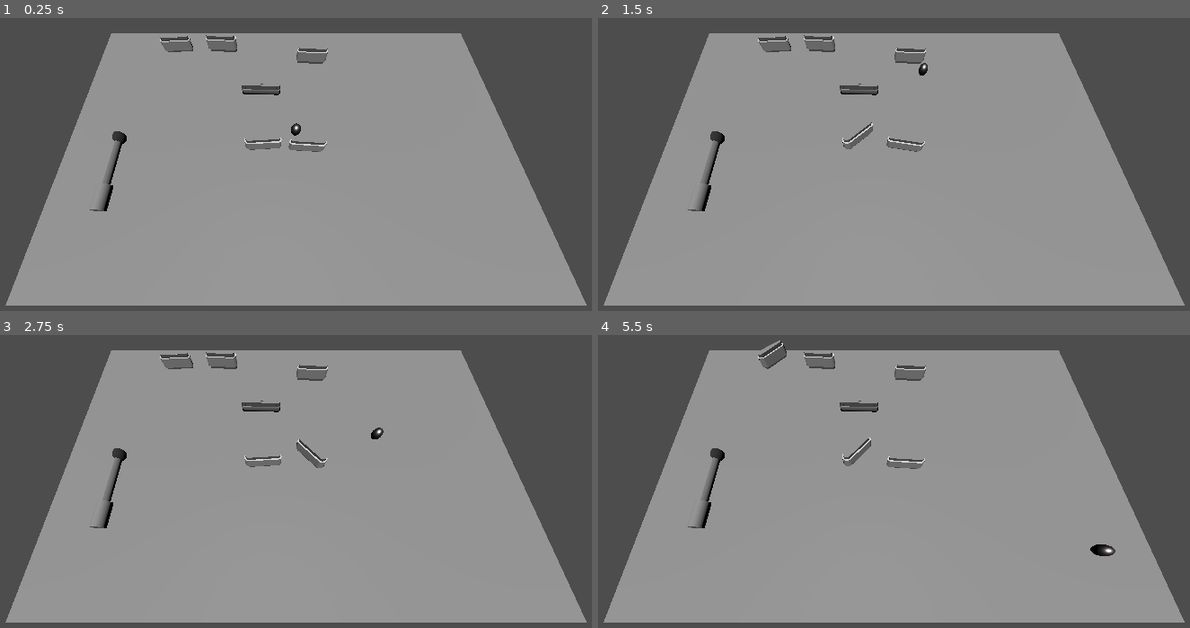
Above: before the commit, frames 1-4 (two rows, left to right).
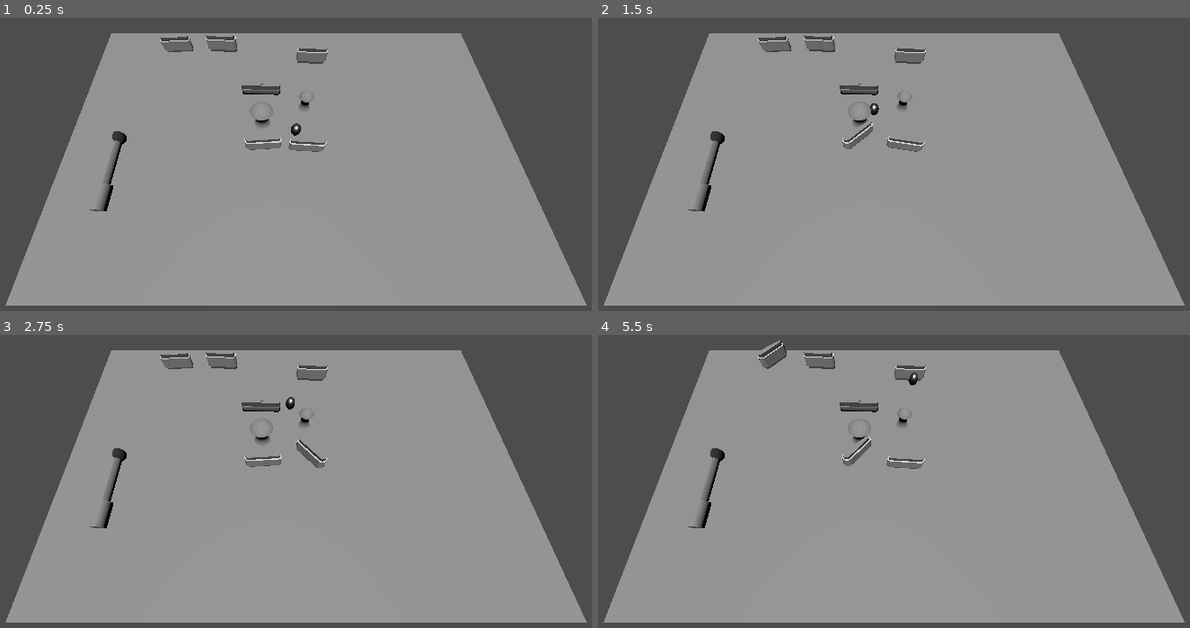
Above: after the commit, the same moments.

Repository: AustinLukeHeller/TOJam2024
Game: Godot game, scene res://scenes/PinballObjects/silver's_test_scene.tscn
The game is run twice, just before and just after one commit, with the same random seed, the same clock (stepped at 60 frames per second) and the same inputs. This scene is started directly instead of the project's main scene. Sound files missing from this copy of the repository are replaced by a short silence.
Inputs:
- Up to frame 1 (0.25 s): no input
- Up to frame 2 (1.5 s): tap Enter at 0.5 s; hold D (Right) 0.53-1.28 s; hold Space (Launch) 0.53-1.28 s; hold A (Left) from 1.28 s (still down); tap 0 at 1.35 s
- Up to frame 3 (2.75 s): release A (Left) at 2.03 s; hold D (Right) from 2.03 s (still down); hold 1 from 2.03 s (still down)
- Up to frame 4 (5.5 s): release 1 at 2.78 s; tap 2 at 2.85 s; release D (Right) at 3.53 s; hold Space (Launch) 3.53-4.28 s; hold A (Left) from 3.53 s (still down); tap M (Mute) at 4.15 s; tap 0 at 4.35 s; hold 1 from 5.03 s (still down)

The runs differ from the first frame. In frame 1, 0.1% of the frame differs, in the area x 42-54%, y 24-38%; in frame 2, 0.2%; in frame 3, 0.2%; in frame 4, 0.3%, in the area x 42-88%, y 12-76%.

Commit message:
fixed scores and added tilt message

Diff:
--- a/scenes/PinballObjects/globals/Global.gd
+++ b/scenes/PinballObjects/globals/Global.gd
@@ -2,10 +2,24 @@
 
 @export var mute := false
 @export var tilt := false
+@export var tiltedLengthSeconds:= 2
+@onready var timer := $Timer
 
+#var tiltedTimer:= #T;
+func _ready():
+	timer.connect("timeout", timerFinished)
 
 func _input(_ev):
 	if Input.is_action_just_released("Mute"):
 		mute!=mute
 		Score.add(100)
-		print("new score:", Score.get_score())
+		#tilting()
+
+func tilting():
+	tilt = true
+	timer.start(tiltedLengthSeconds)
+	print("started")
+
+func timerFinished():
+	tilt = false
+	print("ended")
--- a/scenes/PinballObjects/globals/Global.tscn
+++ b/scenes/PinballObjects/globals/Global.tscn
@@ -4,3 +4,6 @@
 
 [node name="Global" type="Node3D"]
 script = ExtResource("1_pluqg")
+
+[node name="Timer" type="Timer" parent="."]
+one_shot = true
--- a/scenes/PinballObjects/globals/Score.gd
+++ b/scenes/PinballObjects/globals/Score.gd
@@ -31,6 +31,7 @@
 
 func add(val: int):
 	_score += val
+	print("new score:", Score.get_score())
 	if _score > _high_score and !cur_is_high_score:
 		emit_signal("high_score")
 		cur_is_high_score = true
--- a/scenes/PinballObjects/silver's_test_scene.tscn
+++ b/scenes/PinballObjects/silver's_test_scene.tscn
@@ -6,6 +6,8 @@
 [ext_resource type="PackedScene" uid="uid://b5ar2wg6c4bnl" path="res://scenes/PinballObjects/moving_wall_sling.tscn" id="4_5gw45"]
 [ext_resource type="Script" path="res://scenes/ScoreManager.gd" id="5_rvokj"]
 [ext_resource type="PackedScene" uid="uid://bj20cl1e123ci" path="res://scenes/PinballObjects/ball.tscn" id="6_1wsf4"]
+[ext_resource type="PackedScene" uid="uid://cyfwe84l5a4im" path="res://targets/bumper_large.tscn" id="7_4ssm5"]
+[ext_resource type="PackedScene" uid="uid://b38ottfharoes" path="res://targets/bumper_small.tscn" id="8_tm13e"]
 
 [sub_resource type="PlaneMesh" id="PlaneMesh_kt630"]
 
@@ -49,7 +51,7 @@
 
 [node name="scoreManager" type="Node3D" parent="." node_paths=PackedStringArray("triggers")]
 script = ExtResource("5_rvokj")
-triggers = [NodePath("../PlayerControlledObjects/FlipperL2"), NodePath("../PlayerControlledObjects/FlipperRMiddle"), NodePath("../PlayerControlledObjects/FlipperRUpper"), NodePath("../PlayerControlledObjects/movingwall")]
+triggers = [NodePath("../PlayerControlledObjects/FlipperL2"), NodePath("../PlayerControlledObjects/FlipperRMiddle"), NodePath("../PlayerControlledObjects/movingwall"), NodePath("../PlayerControlledObjects/FlipperRUpper")]
 scoreThresholds = Array[float]([100.0, 200.0, 300.0, 400.0])
 
 [node name="CSGMesh3D" type="CSGMesh3D" parent="."]
@@ -69,3 +71,11 @@
 
 [node name="DirectionalLight3D" type="DirectionalLight3D" parent="."]
 transform = Transform3D(1, 0, 0, 0, 0.18865, 0.982044, 0, -0.982044, 0.18865, 9, 0, 0)
+
+[node name="Score-ables" type="Node3D" parent="."]
+transform = Transform3D(1, 0, 0, 0, 1, 0, 0, 0, 1, 0.66744, 0.0567624, -1.65716)
+
+[node name="Bumper-Large" parent="Score-ables" instance=ExtResource("7_4ssm5")]
+transform = Transform3D(1, 0, 0, 0, 1, 0, 0, 0, 1, -1.84572, 0, 0.794965)
+
+[node name="Bumper-Small" parent="Score-ables" instance=ExtResource("8_tm13e")]
--- a/scenes/PinballObjects/slingshot.gd
+++ b/scenes/PinballObjects/slingshot.gd
@@ -2,7 +2,7 @@
 
 @export var fire: AudioStreamWAV
 @export var force := 10.0
-@export var score_event := "Rebound"
+@export var score := 10
 @onready var animation_player = $AnimationPlayer
 @onready var fire_sound = $FireSound
 @onready var shot_origin = $ShotOrigin
@@ -42,7 +42,7 @@
 func _on_area_3d_body_entered(body: RigidBody3D):
 	if !animation_player.is_playing():
 		hit()
-		Score.event(score_event)
+		Score.add(score)
 		var direction = (body.global_position - shot_origin.global_position)
 		direction.y = 0
 		direction = direction.normalized()
--- a/targets/bumper.gd
+++ b/targets/bumper.gd
@@ -3,7 +3,7 @@
 @export var sound: AudioStreamWAV
 @onready var animation_player = $AnimationPlayer
 @onready var pop_player = $PopPlayer
-@export var score_event := "Attack Bumper Hit"
+@export var score = 5
 signal test_complete
 
 
@@ -21,7 +21,7 @@
 
 func _on_area_3d_body_entered(_body):
 	if !animation_player.is_playing():
-		Score.event(score_event)
+		Score.add(score)
 		if !Global.mute:
 			pop_player.play()
 		animation_player.play("hit")
--- a/targets/drop_target.gd
+++ b/targets/drop_target.gd
@@ -1,7 +1,7 @@
 extends StaticBody3D
 
 @export var hit := false
-@export var score_event := "Drop Target Down"
+@export var score:= 5
 
 @onready var animation_player := $AnimationPlayer
 @onready var hit_audio := $Hit
@@ -46,5 +46,5 @@
 
 func _on_area_3d_body_entered(_body):
 	if !hit:
-		Score.event(score_event)
+		Score.add(score)
 		on_hit()
--- a/targets/drop_target.tscn
+++ b/targets/drop_target.tscn
@@ -1,9 +1,7 @@
-[gd_scene load_steps=14 format=3 uid="uid://3dk0pqj06df5"]
+[gd_scene load_steps=12 format=3 uid="uid://3dk0pqj06df5"]
 
 [ext_resource type="Script" path="res://targets/drop_target.gd" id="1_ysltf"]
-[ext_resource type="Material" path="res://assets/materials/drop_target_mat.tres" id="2_0lx2w"]
-[ext_resource type="AudioStream" path="res://assets/sounds/SOUND49.WAV" id="3_c4ci8"]
-[ext_resource type="PackedScene" path="res://targets/light.tscn" id="5_6nxof"]
+[ext_resource type="PackedScene" uid="uid://ikhxblbjy5ch" path="res://targets/light.tscn" id="5_6nxof"]
 
 [sub_resource type="StandardMaterial3D" id="StandardMaterial3D_2kbfp"]
 resource_name = "ID65"
@@ -144,7 +142,6 @@
 
 [node name="Drop Target" type="MeshInstance3D" parent="."]
 transform = Transform3D(20, 0, 0, 0, 20, 0, 0, 0, 20, 0, 0, 0)
-material_override = ExtResource("2_0lx2w")
 mesh = SubResource("ArrayMesh_gm7jo")
 skeleton = NodePath("")
 
@@ -166,7 +163,6 @@
 shape = SubResource("BoxShape3D_fpsww")
 
 [node name="Hit" type="AudioStreamPlayer3D" parent="."]
-stream = ExtResource("3_c4ci8")
 
 [node name="Light" parent="." instance=ExtResource("5_6nxof")]
 transform = Transform3D(1, 0, 0, 0, 1, 0, 0, 0, 1, 0.4, 0, 0)
--- a/targets/kicker.gd
+++ b/targets/kicker.gd
@@ -3,7 +3,7 @@
 @export var force := 10.0
 @export var delay_time := 1.0
 @export var kick_sound: AudioStreamWAV
-@export var score_event := "Kicker Hit"
+@export var score:=10
 @onready var animation_player = $AnimationPlayer
 @onready var kick_audio = $KickAudio
 @onready var throw = $Throw
@@ -34,7 +34,7 @@
 	if !set:
 		set = true
 		await get_tree().create_timer(delay_time).timeout
-		Score.event(score_event)
+		Score.add(score)
 		if !Global.mute:
 			kick_audio.play()
 		animation_player.play("kick_ball")
--- a/targets/kicker_l.tscn
+++ b/targets/kicker_l.tscn
@@ -1,9 +1,6 @@
-[gd_scene load_steps=14 format=3 uid="uid://ycxwk4nvyy0d"]
+[gd_scene load_steps=11 format=3 uid="uid://ycxwk4nvyy0d"]
 
-[ext_resource type="Material" uid="uid://d0v3xytvb7ixe" path="res://assets/materials/pop_bumper_mat.tres" id="1_0q4iw"]
 [ext_resource type="Script" path="res://targets/kicker.gd" id="1_ia3ex"]
-[ext_resource type="Material" uid="uid://b8cv8qlhnv540" path="res://assets/materials/steel_mat.tres" id="2_7xrkk"]
-[ext_resource type="AudioStream" uid="uid://cju3t8ijllswf" path="res://assets/sounds/SOUND17.WAV" id="4_oqi81"]
 
 [sub_resource type="CylinderMesh" id="CylinderMesh_4co7i"]
 top_radius = 0.1
@@ -105,19 +102,16 @@
 
 [node name="KickerL" type="Node3D" groups=["ball_reset"]]
 script = ExtResource("1_ia3ex")
-kick_sound = ExtResource("4_oqi81")
 
 [node name="Kicker" type="Node3D" parent="."]
 transform = Transform3D(1, 0, 0, 0, -4.37114e-08, 1, 0, -1, -4.37114e-08, 0, 0, 1)
 
 [node name="Outer" type="MeshInstance3D" parent="Kicker"]
 transform = Transform3D(1, -3.55271e-15, 7.47198e-16, -9.46633e-30, 1, -1.77636e-14, 1.06711e-15, 2.13163e-14, 1, 0, -0.6, -4.37115e-09)
-material_override = ExtResource("1_0q4iw")
 mesh = SubResource("CylinderMesh_4co7i")
 
 [node name="Inner" type="MeshInstance3D" parent="Kicker"]
 transform = Transform3D(1, 0, 0, 0, 0.999999, -4.9738e-14, 0, 4.9738e-14, 0.999999, 0, -0.5, -2.18557e-08)
-material_override = ExtResource("1_0q4iw")
 mesh = SubResource("CylinderMesh_giauc")
 
 [node name="Wall" type="StaticBody3D" parent="."]
@@ -128,7 +122,6 @@
 shape = SubResource("BoxShape3D_l3xjt")
 
 [node name="MeshInstance3D" type="MeshInstance3D" parent="Wall"]
-material_override = ExtResource("2_7xrkk")
 mesh = SubResource("BoxMesh_pe57d")
 
 [node name="AnimationPlayer" type="AnimationPlayer" parent="."]
--- a/targets/kicker_r.tscn
+++ b/targets/kicker_r.tscn
@@ -1,9 +1,6 @@
-[gd_scene load_steps=14 format=3 uid="uid://cj4xpnevco0bk"]
+[gd_scene load_steps=11 format=3 uid="uid://cj4xpnevco0bk"]
 
 [ext_resource type="Script" path="res://targets/kicker.gd" id="1_1otr2"]
-[ext_resource type="Material" uid="uid://d0v3xytvb7ixe" path="res://assets/materials/pop_bumper_mat.tres" id="1_y6hdh"]
-[ext_resource type="AudioStream" uid="uid://cju3t8ijllswf" path="res://assets/sounds/SOUND17.WAV" id="2_7cglk"]
-[ext_resource type="Material" uid="uid://b8cv8qlhnv540" path="res://assets/materials/steel_mat.tres" id="2_ku7wq"]
 
 [sub_resource type="CylinderMesh" id="CylinderMesh_4co7i"]
 top_radius = 0.1
@@ -105,19 +102,16 @@
 
 [node name="KickerR" type="Node3D" groups=["ball_reset"]]
 script = ExtResource("1_1otr2")
-kick_sound = ExtResource("2_7cglk")
 
 [node name="Kicker" type="Node3D" parent="."]
 transform = Transform3D(1, 0, 0, 0, -4.37114e-08, 1, 0, -1, -4.37114e-08, 0, 0, 1)
 
 [node name="Outer" type="MeshInstance3D" parent="Kicker"]
 transform = Transform3D(1, -3.55271e-15, 7.47198e-16, -9.46633e-30, 1, -1.77636e-14, 1.06711e-15, 2.13163e-14, 1, 0, -0.6, -4.37115e-09)
-material_override = ExtResource("1_y6hdh")
 mesh = SubResource("CylinderMesh_4co7i")
 
 [node name="Inner" type="MeshInstance3D" parent="Kicker"]
 transform = Transform3D(1, 0, 0, 0, 0.999999, -4.9738e-14, 0, 4.9738e-14, 0.999999, 0, -0.5, -2.18557e-08)
-material_override = ExtResource("1_y6hdh")
 mesh = SubResource("CylinderMesh_giauc")
 
 [node name="Wall" type="StaticBody3D" parent="."]
@@ -128,7 +122,6 @@
 shape = SubResource("BoxShape3D_l3xjt")
 
 [node name="MeshInstance3D" type="MeshInstance3D" parent="Wall"]
-material_override = ExtResource("2_ku7wq")
 mesh = SubResource("BoxMesh_pe57d")
 
 [node name="AnimationPlayer" type="AnimationPlayer" parent="."]
@@ -151,4 +144,4 @@
 transform = Transform3D(1, 0, 0, 0, -4.37114e-08, -1, 0, 1, -4.37114e-08, 0, 0, 0.8)
 enabled = false
 
-[connection signal="body_entered" from="Area3D" to="." method="_on_area_3d_body_entered" flags=18]
+[connection signal="body_entered" from="Area3D" to="." method="_on_area_3d_body_entered"]
--- a/targets/rollover.gd
+++ b/targets/rollover.gd
@@ -2,7 +2,7 @@
 
 
 @export var sound: AudioStreamWAV
-@export var score_event := "Rollover Target Activated"
+@export var score=10
 @onready var rollover_audio := $Rollover_Audio
 @onready var light := $Light
 
@@ -33,7 +33,7 @@
 
 
 func _on_body_entered(_body):
-	Score.event(score_event)
+	Score.add(score)
 	if !Global.mute:
 		rollover_audio.play()
 	if active:
--- a/targets/rollover.tscn
+++ b/targets/rollover.tscn
@@ -1,34 +1,26 @@
-[gd_scene load_steps=12 format=3 uid="uid://tb6beixppwb8"]
+[gd_scene load_steps=9 format=3 uid="uid://tb6beixppwb8"]
 
-[ext_resource type="Material" uid="uid://b8cv8qlhnv540" path="res://assets/materials/steel_mat.tres" id="1_d0nwg"]
 [ext_resource type="Script" path="res://targets/rollover.gd" id="1_oydrj"]
-[ext_resource type="Material" uid="uid://ljplomrcu0pu" path="res://assets/materials/black_mat.tres" id="2_1k05j"]
-[ext_resource type="AudioStream" uid="uid://64ypalsy7dx6" path="res://assets/sounds/SOUND26.WAV" id="2_10nl7"]
-[ext_resource type="PackedScene" uid="uid://ikhxblbjy5ch" path="res://other_components/light.tscn" id="3_a3m1i"]
+[ext_resource type="PackedScene" uid="uid://ikhxblbjy5ch" path="res://targets/light.tscn" id="3_a3m1i"]
 
 [sub_resource type="BoxShape3D" id="BoxShape3D_7h2x0"]
 size = Vector3(0.2, 0.5, 0.3)
 
 [sub_resource type="BoxMesh" id="BoxMesh_rin0s"]
-material = ExtResource("1_d0nwg")
 size = Vector3(0.05, 0.04, 0.45)
 
 [sub_resource type="BoxMesh" id="BoxMesh_weta2"]
-material = ExtResource("1_d0nwg")
 size = Vector3(0.15, 0.04, 0.05)
 
 [sub_resource type="BoxMesh" id="BoxMesh_62ueb"]
-material = ExtResource("2_1k05j")
 size = Vector3(0.15, 0.02, 0.35)
 
 [sub_resource type="CylinderMesh" id="CylinderMesh_71f0b"]
-material = ExtResource("1_d0nwg")
 top_radius = 0.01
 bottom_radius = 0.01
 height = 0.1
 
 [sub_resource type="CylinderMesh" id="CylinderMesh_xtuwf"]
-material = ExtResource("1_d0nwg")
 top_radius = 0.01
 bottom_radius = 0.01
 height = 0.2
@@ -37,7 +29,6 @@
 collision_layer = 0
 collision_mask = 2
 script = ExtResource("1_oydrj")
-sound = ExtResource("2_10nl7")
 
 [node name="CollisionShape3D" type="CollisionShape3D" parent="."]
 transform = Transform3D(1, 0, 0, 0, 1, 0, 0, 0, 1, 0, 0.25, 0)
--- a/targets/scoop.gd
+++ b/targets/scoop.gd
@@ -5,7 +5,7 @@
 @export var enter_sound : AudioStreamWAV
 @export var exit_sound : AudioStreamWAV
 @export var janky_bugfix: bool = true
-@export var score_event := "Scoop Activated"
+@export var score:= 100
 @onready var enter_audio := $Enter_Audio
 @onready var exit_audio := $Exit_Audio
 @onready var throw := $Throw
@@ -20,7 +20,7 @@
 func _on_area_3d_body_entered(body: RigidBody3D):
 	if !active:
 		active = true
-		Score.event(score_event)
+		Score.add(score)
 		if !Global.mute and enter_audio.stream != null:
 			enter_audio.play()
 		if janky_bugfix:
--- a/targets/scoop.tscn
+++ b/targets/scoop.tscn
@@ -1,14 +1,11 @@
-[gd_scene load_steps=4 format=3 uid="uid://41rbxw84k3fh"]
+[gd_scene load_steps=3 format=3 uid="uid://41rbxw84k3fh"]
 
 [ext_resource type="Script" path="res://targets/scoop.gd" id="1_5hat5"]
-[ext_resource type="AudioStream" uid="uid://cu34dik4y4suy" path="res://assets/sounds/SOUND43.WAV" id="2_x5tja"]
 
 [sub_resource type="BoxShape3D" id="BoxShape3D_n65w6"]
 
 [node name="Scoop" type="Node3D"]
 script = ExtResource("1_5hat5")
-enter_sound = ExtResource("2_x5tja")
-exit_sound = ExtResource("2_x5tja")
 
 [node name="Area3D" type="Area3D" parent="."]
 collision_layer = 0
@@ -26,4 +23,4 @@
 transform = Transform3D(-4.37114e-08, -1, 0, 1, -4.37114e-08, 0, 0, 0, 1, 0.2, 0.3, 0)
 enabled = false
 
-[connection signal="body_entered" from="Area3D" to="." method="_on_area_3d_body_entered" flags=18]
+[connection signal="body_entered" from="Area3D" to="." method="_on_area_3d_body_entered"]
--- a/targets/slingshot.gd
+++ b/targets/slingshot.gd
@@ -28,7 +28,7 @@
 func _on_area_3d_body_entered(body: RigidBody3D):
 	if !animation_player.is_playing():
 		hit()
-		Score.event(score_event)
+		Score.add(score)
 		var direction = (body.global_position - shot_origin.global_position)
 		direction.y = 0
 		direction = direction.normalized()
--- a/targets/space_warp_rollover.gd
+++ b/targets/space_warp_rollover.gd
@@ -4,7 +4,7 @@
 
 @export var rollover_sound: AudioStreamWAV
 @export var delay_time := 0.1
-@export var score_event := "Space Warp Rollover"
+@export var score :=15
 @onready var rollover_audio = $Detection/Rollover_Audio
 
 
@@ -32,7 +32,7 @@
 		rollover_audio.play()
 	activate()
 	emit_signal("target_hit")
-	Score.event(score_event)
+	Score.add(score)
 
 
 func _on_detection_body_exited(_body):
--- a/targets/space_warp_rollover.tscn
+++ b/targets/space_warp_rollover.tscn
@@ -1,11 +1,8 @@
-[gd_scene load_steps=15 format=3 uid="uid://bo2cgdnhhvwhu"]
+[gd_scene load_steps=12 format=3 uid="uid://bo2cgdnhhvwhu"]
 
 [ext_resource type="Script" path="res://targets/space_warp_rollover.gd" id="1_c6bgr"]
-[ext_resource type="Material" uid="uid://ljplomrcu0pu" path="res://assets/materials/black_mat.tres" id="2_pfdnq"]
-[ext_resource type="Material" uid="uid://chw0h4pix1l4c" path="res://assets/materials/lights/green_dim.tres" id="3_hwlu2"]
-[ext_resource type="Material" uid="uid://d2rrfi65qhoya" path="res://assets/materials/lights/green_lit.tres" id="4_l2bgm"]
-[ext_resource type="AudioStream" uid="uid://bq8m01bqf2rn5" path="res://assets/sounds/SOUND55.WAV" id="5_2pjwy"]
-[ext_resource type="Material" uid="uid://cuhharvp2uo6l" path="res://assets/materials/wood.tres" id="6_74pmf"]
+[ext_resource type="Material" path="res://materials/lights/green_dim.tres" id="3_hwlu2"]
+[ext_resource type="Material" path="res://materials/lights/green_lit.tres" id="4_l2bgm"]
 
 [sub_resource type="StandardMaterial3D" id="StandardMaterial3D_y4i68"]
 resource_name = "ID9.011"
@@ -99,14 +96,12 @@
 [node name="SpaceWarpRollover" type="Node3D"]
 transform = Transform3D(1, 0, 0, 0, 1, 0, 0, 0, 1, 0, 0.01, 0)
 script = ExtResource("1_c6bgr")
-rollover_sound = ExtResource("5_2pjwy")
 metadata/_edit_group_ = true
 
 [node name="Space_Warp_Outer" type="MeshInstance3D" parent="."]
 transform = Transform3D(20, 0, 0, 0, 20, 0, 0, 0, 20, 0, 0.00985904, 3.33786e-06)
 mesh = SubResource("ArrayMesh_kvrfa")
 skeleton = NodePath("")
-surface_material_override/0 = ExtResource("2_pfdnq")
 
 [node name="Unlit" type="MeshInstance3D" parent="."]
 transform = Transform3D(20, 0, 0, 0, 20, 0, 0, 0, 20, 0, 0.0356162, -3.33786e-06)
@@ -123,7 +118,6 @@
 
 [node name="MeshInstance3D" type="MeshInstance3D" parent="."]
 transform = Transform3D(1, 0, 0, 0, 1, 0, 0, 0, 1, 0, -0.09, 0)
-material_overlay = ExtResource("6_74pmf")
 mesh = SubResource("CylinderMesh_vn4yv")
 
 [node name="space_warp_rollover" type="Node3D" parent="."]
@@ -134,10 +128,9 @@
 collision_mask = 2
 
 [node name="Rollover_Audio" type="AudioStreamPlayer3D" parent="Detection"]
-stream = ExtResource("5_2pjwy")
 
 [node name="CollisionShape3D" type="CollisionShape3D" parent="Detection"]
 shape = SubResource("CylinderShape3D_ks0by")
 
-[connection signal="body_entered" from="Detection" to="." method="_on_detection_body_entered" flags=18]
-[connection signal="body_exited" from="Detection" to="." method="_on_detection_body_exited" flags=18]
+[connection signal="body_entered" from="Detection" to="." method="_on_detection_body_entered"]
+[connection signal="body_exited" from="Detection" to="." method="_on_detection_body_exited"]
--- a/targets/spinner.gd
+++ b/targets/spinner.gd
@@ -1,7 +1,7 @@
 extends Node3D
 
 @export var flip_sound: AudioStreamWAV
-@export var score_event := "Fuel Spinner"
+@export var score:= 10
 @onready var animation_player = $AnimationPlayer
 @onready var flip_audio = $FlipAudio
 
@@ -25,6 +25,6 @@
 
 
 func _on_flip_audio_finished():
-	Score.event(score_event)
+	Score.add(score)
 	if animation_player.is_playing():
 		flip_audio.play()
--- a/targets/spinner.tscn
+++ b/targets/spinner.tscn
@@ -1,7 +1,6 @@
-[gd_scene load_steps=11 format=3 uid="uid://cr4r3j0284wod"]
+[gd_scene load_steps=10 format=3 uid="uid://cr4r3j0284wod"]
 
 [ext_resource type="Script" path="res://targets/spinner.gd" id="1_82nwr"]
-[ext_resource type="AudioStream" uid="uid://cydqanwk3xrru" path="res://assets/sounds/SOUND131.WAV" id="2_bnmy1"]
 
 [sub_resource type="StandardMaterial3D" id="StandardMaterial3D_h6kgy"]
 resource_name = "ID9.004"
@@ -102,7 +101,6 @@
 
 [node name="Spinner" type="Node3D"]
 script = ExtResource("1_82nwr")
-flip_sound = ExtResource("2_bnmy1")
 
 [node name="Node3D" type="Node3D" parent="."]
 transform = Transform3D(1, 0, 0, 0, 1, 0, 0, 0, 1, 0, 0.253, 0)
--- a/targets/standup_target.gd
+++ b/targets/standup_target.gd
@@ -3,7 +3,7 @@
 @export var hit := false
 @export var hit_sound: AudioStreamWAV
 @export var hit_while_down_sound: AudioStreamWAV
-@export var score_event := "Standup Target Hit"
+@export var score:= 50
 @onready var animation_player := $AnimationPlayer
 @onready var target_hit_audio := $Target_Hit
 @onready var target_hit_again := $Target_Hit_Again
@@ -57,7 +57,7 @@
 
 
 func _on_area_3d_body_entered(_body):
-	Score.event(score_event)
+	Score.add(score)
 	emit_signal("target_hit")
 	if !hit:
 		on_hit()
--- a/targets/standup_target_bank.gd
+++ b/targets/standup_target_bank.gd
@@ -1,7 +1,7 @@
 extends Node3D
 
 @onready var targets = get_children()  # This gets all the child nodes under Targets.
-@export var score_event := "All Targets Down"
+@export var score :=50
 signal test_complete
 
 var total_targets = 0
@@ -20,7 +20,7 @@
 		for target in targets:
 			target.twinkle()
 		await get_tree().create_timer(3).timeout
-		Score.event(score_event)
+		Score.add(score)
 		reset_all_targets()
 		hit_targets = 0
 
--- a/targets/target_bank.gd
+++ b/targets/target_bank.gd
@@ -4,7 +4,7 @@
 @onready var targets = $Targets.get_children()  # This gets all the child nodes under Targets.
 @onready var light = $Light
 @onready var reset_audio = $Reset_Audio
-@export var score_events := ["Drop Targets Reset"]
+@export var score = 100
 signal test_complete
 
 var total_targets = 0
@@ -22,7 +22,7 @@
 	hit_targets += 1
 	if hit_targets >= total_targets:
 		await get_tree().create_timer(0.2).timeout
-		Score.event(score_events[min(reset_count, score_events.size() - 1)])
+		Score.add(score)
 		reset_all_targets()
 		hit_targets = 0
 		light.toggle()
--- a/targets/target_bank.tscn
+++ b/targets/target_bank.tscn
@@ -2,11 +2,10 @@
 
 [ext_resource type="Script" path="res://targets/target_bank.gd" id="1_824i5"]
 [ext_resource type="PackedScene" uid="uid://3dk0pqj06df5" path="res://targets/drop_target.tscn" id="1_b36yd"]
-[ext_resource type="PackedScene" uid="uid://ikhxblbjy5ch" path="res://other_components/light.tscn" id="2_hf2kt"]
+[ext_resource type="PackedScene" uid="uid://ikhxblbjy5ch" path="res://targets/light.tscn" id="2_hf2kt"]
 
 [node name="Target_Bank" type="Node3D" groups=["ball_reset", "boot", "demo"]]
 script = ExtResource("1_824i5")
-score_events = ["Drop Targets 1", "Drop Targets 2", "Drop Targets 3"]
 
 [node name="Light" parent="." instance=ExtResource("2_hf2kt")]
 transform = Transform3D(1, 0, 0, 0, 1, 0, 0, 0, 1, -0.8, 0, 0.3)
Not shown: 1 places in scenes/PinballObjects/silver's_test_scene.tscn that only renumber resources
Not shown, changed: targets/slingshot_l.tscn
Not shown, changed: targets/slingshot_r.tscn
Not shown, changed: targets/wall_sling_1.tscn
Not shown, changed: targets/wall_sling_2.tscn
